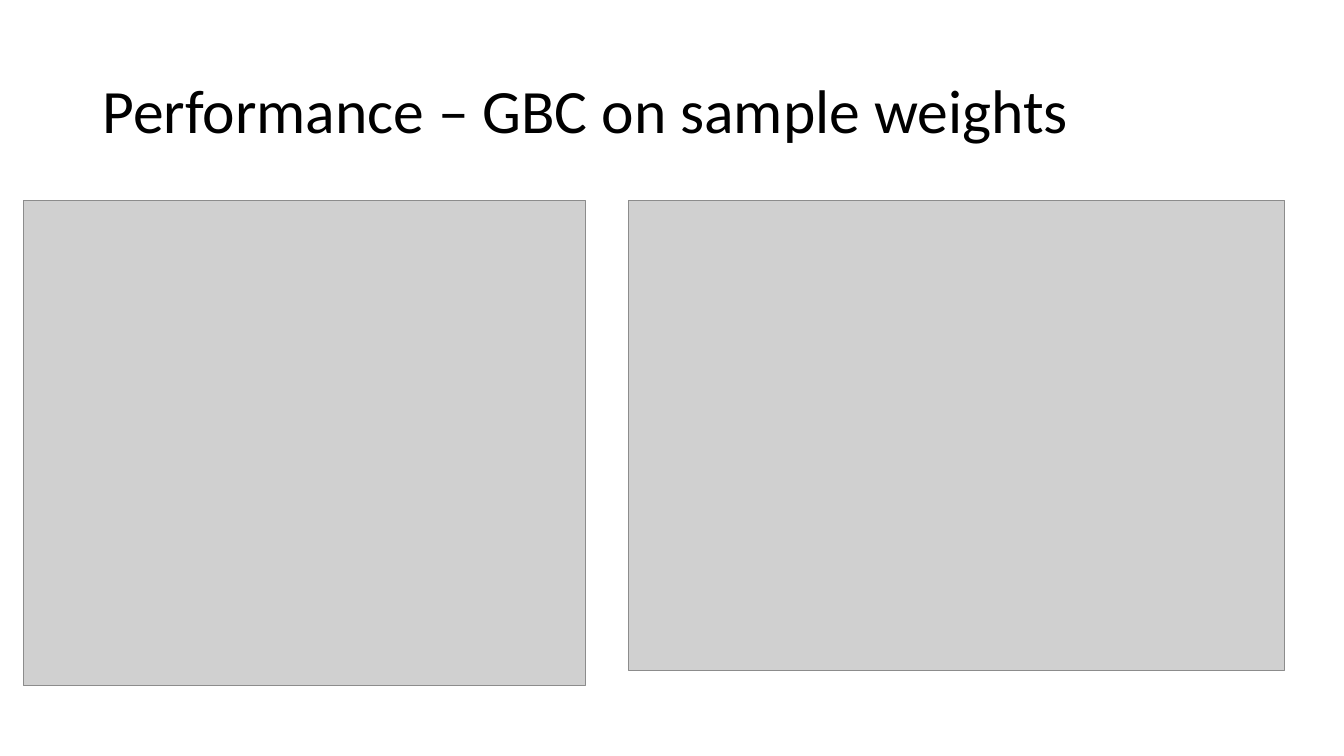
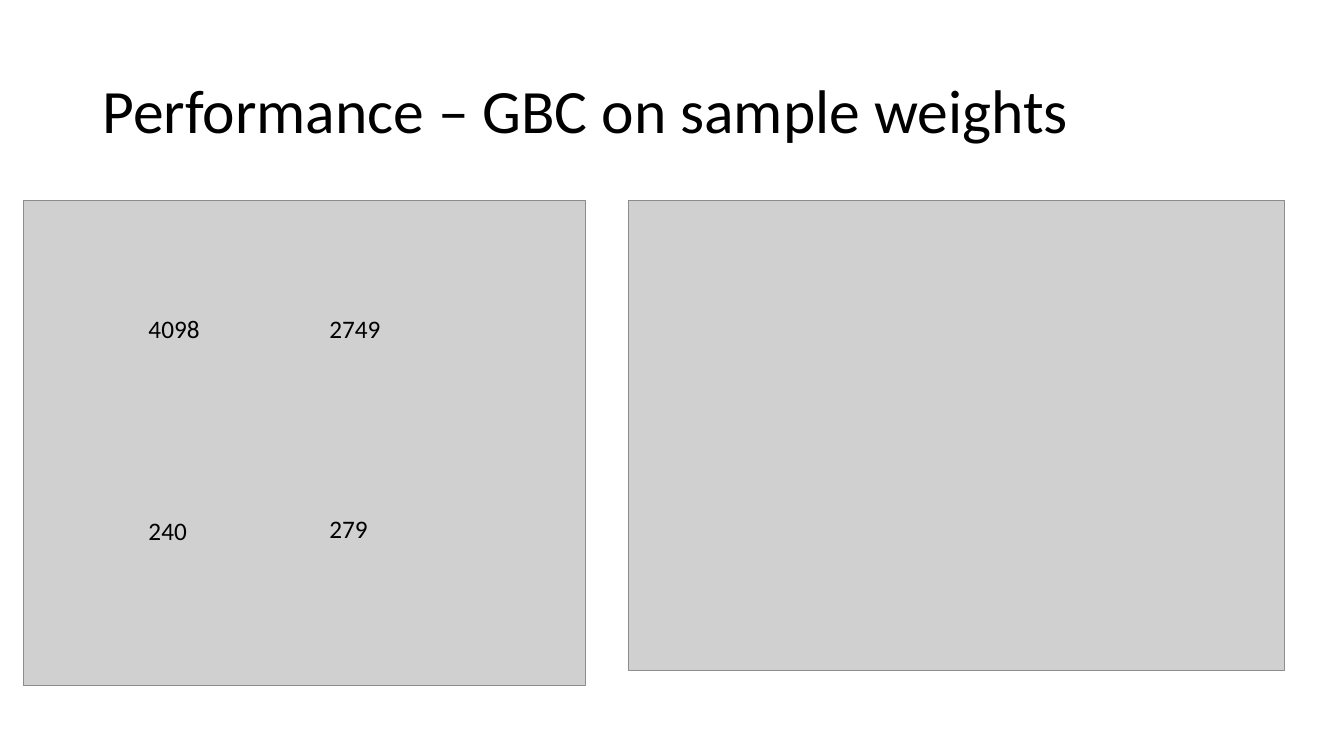
Before and after one commit to harimadhavan2000/P1, a slide deck: slide 20 of GBC_ML1_project_pres.pptx (slide 13 before the commit). Drawn at 1344x756 pixels with LibreOffice and Linux fonts; fonts in the diff are those of the drawing; grey boxes stand for pictures. Boxes give left, top, right and bottom in pixels: in the first picture for what was removed or moved away, otherwise in the second. Text is boxed around its words. In the diff, an @@ line names an element or a change of style, - is before the commit and + after.

```diff
--- a/GBC_ML1_project_pres.pptx
+++ b/GBC_ML1_project_pres.pptx
@@ text added at (x1=148, y1=321, x2=199, y2=338), 18 pt, text #000000 @@
+4098
@@ text added at (x1=329, y1=321, x2=380, y2=338), 18 pt, text #000000 @@
+2749
@@ text added at (x1=148, y1=523, x2=186, y2=540), 18 pt, text #000000 @@
+240
@@ text added at (x1=329, y1=521, x2=367, y2=538), 18 pt, text #000000 @@
+279
```
Also in this commit, not shown: 3 other slides changed, 6 slides added, 1 slide removed.
